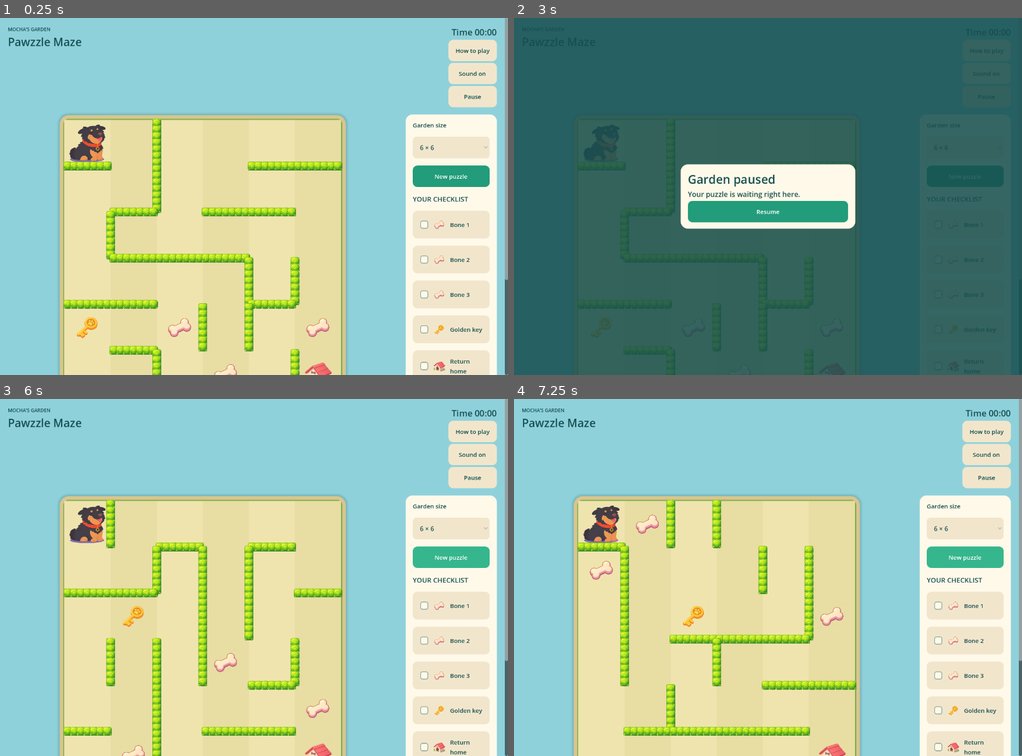
Above: before the commit, frames 1-4 (two rows, left to right).
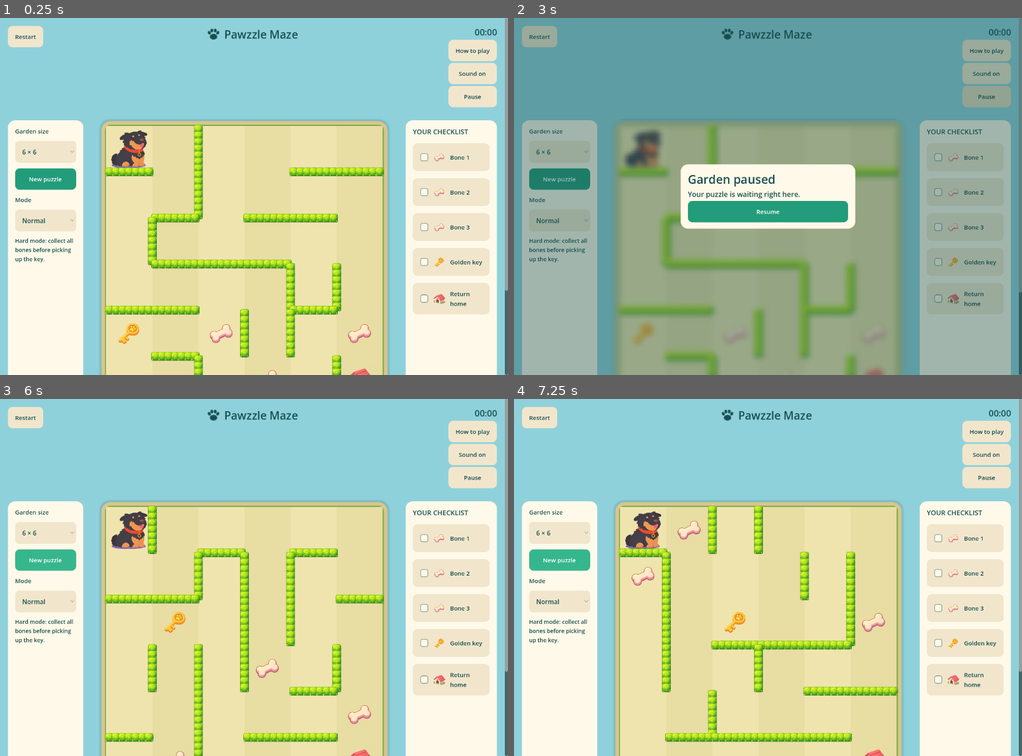
Above: after the commit, the same moments.

Repository: timothylee58/Pawzzle-Maze
Game: Godot game, scene res://garden/main.tscn
Two runs of this game, one before a commit and one after it. Both use one fixed random seed, a clock stepped at 60 frames per second and the inputs below. Sound files missing from this copy of the repository are replaced by a short silence.
Inputs (mouse positions are in pixels of both pictures, inside the frame that each line leads up to):
- Up to frame 1 (0.25 s): no input
- Up to frame 2 (3 s): click "How to play" at 0.5 s; click "Let's play" (after the commit: "Back to game") at 1.25 s; click (539, 35) at 2 s, where only the run after the commit has a clickable "Restart"; click "Pause" at 2.75 s
- Up to frame 3 (6 s): click "Resume" at 3.5 s; click (25, 416) at 4.25 s, where only the run after the commit has a clickable "Restart"; click (25, 416) at 5 s, where only the run after the commit has a clickable "Restart"; click "New puzzle" at 5.75 s
- Up to frame 4 (7.25 s): click "New puzzle" at 6.5 s

The runs differ from the first frame. In frame 1, 37% of the frame differs, in the area x 1-100%, y 2-100%; in frame 2, 93%, in the area x 0-100%, y 0-100%; in frame 3, 37%; in frame 4, 37%.

Commit message:
Add hard mode, visual tutorial and focused garden controls

Diff:
--- a/games/godot/garden/board.gd
+++ b/games/godot/garden/board.gd
@@ -9,6 +9,8 @@
 var cell_size := 1.0
 var locked := false
 var dragging := false
+var blur_layer: ColorRect
+var blur_copy: BackBufferCopy
 var active_touch := -1
 var drag_position := Vector2.ZERO
 
@@ -17,6 +19,25 @@
 	resized.connect(queue_redraw)
 	for item in ["princess_mocha", "wall_bush", "bone", "key", "dog_house"]:
 		textures[item] = load("res://Sprites/textures/" + item + ".png")
+	blur_copy = BackBufferCopy.new()
+	blur_copy.copy_mode = BackBufferCopy.COPY_MODE_VIEWPORT
+	blur_copy.hide()
+	add_child(blur_copy)
+	blur_layer = ColorRect.new()
+	blur_layer.name = "PauseBlur"
+	blur_layer.set_anchors_and_offsets_preset(Control.PRESET_FULL_RECT)
+	blur_layer.mouse_filter = Control.MOUSE_FILTER_IGNORE
+	var shader := Shader.new()
+	shader.code = "shader_type canvas_item; uniform sampler2D screen_texture : hint_screen_texture, repeat_disable, filter_linear_mipmap; void fragment() { COLOR = vec4(textureLod(screen_texture, SCREEN_UV, 3.0).rgb, 1.0); }"
+	var blur_material := ShaderMaterial.new()
+	blur_material.shader = shader
+	blur_layer.material = blur_material
+	blur_layer.hide()
+	add_child(blur_layer)
+
+func set_blurred(value: bool) -> void:
+	if blur_layer != null: blur_layer.visible = value
+	if blur_copy != null: blur_copy.visible = value
 
 func show_board(data: Dictionary, current: Dictionary, history: Array, hint_cell: int) -> void:
 	level = data
--- a/games/godot/garden/integration_test.gd
+++ b/games/godot/garden/integration_test.gd
@@ -17,6 +17,15 @@
 	game.level = game.rules.generate(6, "PAW-1024")
 	game.optimal = game.rules.solve(game.level).size()
 	game.restart()
+	var initial: Dictionary = game.state.duplicate()
+	var original_seed: String = game.level.seed
+	for index in [0, 1, 2]:
+		game.direction_buttons[index].pressed.emit()
+		check(game.state == initial and game.history.is_empty() and not game.timer_running and not game.begun, "blocked arrow has no side effects")
+		check(game.level.seed == original_seed and game.scroll.visible and not game.help_cover.visible, "arrow preserves screen and puzzle")
+	game.direction_buttons[3].pressed.emit()
+	check(game.state.pos == 1 and game.state.moves == 1 and game.history.size() == 1, "right button moves exactly one tile")
+	game.restart()
 	game._process(5.0)
 	check(game.elapsed == 0, "timer waits for first move")
 	var route: Array = game.rules.solve(game.level)
@@ -28,7 +37,7 @@
 	var frozen: float = game.elapsed
 	game._process(5.0)
 	game.step(route[1])
-	check(game.elapsed == frozen and game.state.moves == 1, "pause freezes timer and input")
+	check(game.elapsed == frozen and game.state.moves == 1 and game.board.blur_layer.visible, "pause freezes timer/input and enables blur")
 	gpx.set_pause_reason("browser", true)
 	gpx.set_pause_reason("manual", false)
 	check(paused, "overlapping pauses")
@@ -36,7 +45,7 @@
 	game._show_help()
 	check(paused and game.help_cover.visible and not game.pause_cover.visible, "help pauses with its own overlay")
 	game._hide_help()
-	check(not paused and not game.help_cover.visible, "help closes and resumes")
+	check(not paused and not game.help_cover.visible and game.scroll.visible and not game.board.blur_layer.visible, "help returns to game and clears blur")
 	game.restart()
 	check(game.elapsed == 0 and not game.timer_running, "restart resets timer")
 	for to in route: game.step(to)
@@ -92,6 +101,23 @@
 			for cell in path:
 				state = game.rules.move(level, state, cell)
 			check(not path.is_empty() and game.rules.won(level, state), "solvable size %d sample %d" % [n, sample])
+	# Hard mode: key remains until all 3 bones, even when crossing its tile.
+	var hard_level: Dictionary = game.rules.generate(6, "hard-key-test", true)
+	for mask in 8:
+		var before := {"pos": hard_level.edges[hard_level.key][0], "mask": mask, "key": false, "moves": 0}
+		var after: Dictionary = game.rules.move(hard_level, before, hard_level.key)
+		check(not after.is_empty() and after.key == (mask == 7), "hard key gate mask %d" % mask)
+	for n in range(5, 15):
+		for sample in 8:
+			var level: Dictionary = game.rules.generate(n, "hard-%d-%d" % [n, sample], true)
+			var path: Array = game.rules.solve(level)
+			var state: Dictionary = game.rules.initial()
+			var valid_order := true
+			for cell in path:
+				state = game.rules.move(level, state, cell)
+				if state.key and state.mask != 7: valid_order = false
+			check(not path.is_empty() and game.rules.won(level, state) and valid_order, "hard solvable and ordered size %d sample %d" % [n, sample])
+	check(game.timer_label.text == "00:00", "timer has no prefix")
 	game.saves = original
 	game._save()
 	game.queue_free()
--- a/games/godot/garden/main.gd
+++ b/games/godot/garden/main.gd
@@ -1,6 +1,7 @@
 extends Control
 const Rules = preload("res://garden/rules.gd")
 const Board = preload("res://garden/board.gd")
+const TutorialStrip = preload("res://garden/tutorial_strip.gd")
 const SAVE_KEY := "pawzzle-garden-godot-v1"
 var rules = Rules.new()
 var level: Dictionary = {}
@@ -10,13 +11,18 @@
 var saves: Dictionary = {"bests": {}, "muted": false}
 var board: Control
 var size_select: OptionButton
-var stats: Label
+var setup_panel: PanelContainer
+var mode_select: OptionButton
+var header: Control
+var header_left: VBoxContainer
+var header_right: VBoxContainer
+var title_center: CenterContainer
+var direction_buttons: Array = []
 var timer_label: Label
 var help_cover: PanelContainer
 var help_scroll: ScrollContainer
 var elapsed := 0.0
 var timer_running := false
-var status: Label
 var objective_rows: Array = []
 var objective_checks: Array = []
 var objective_labels: Array = []
@@ -107,25 +113,49 @@
 	var page := VBoxContainer.new()
 	page.add_theme_constant_override("separation", 18)
 	margin.add_child(page)
-	var header := HBoxContainer.new()
+	header = Control.new()
+	header.custom_minimum_size.y = 170
 	page.add_child(header)
-	var title := VBoxContainer.new()
-	title.size_flags_horizontal = Control.SIZE_EXPAND_FILL
-	header.add_child(title)
-	title.add_child(label("MOCHA'S GARDEN", 12))
-	title.add_child(label("Pawzzle Maze", 28))
-	var header_buttons := VBoxContainer.new()
-	header.add_child(header_buttons)
-	timer_label = label("Time 00:00", 22)
+	title_center = CenterContainer.new()
+	title_center.set_anchors_and_offsets_preset(Control.PRESET_TOP_WIDE)
+	title_center.custom_minimum_size.y = 44
+	header.add_child(title_center)
+	var brand := HBoxContainer.new()
+	brand.add_theme_constant_override("separation", 10)
+	title_center.add_child(brand)
+	var paw := TextureRect.new()
+	paw.texture = _svg_icon('<ellipse cx="12" cy="16" rx="6.5" ry="5" fill="#174f50"/><ellipse cx="4.5" cy="9" rx="2.5" ry="3.3" transform="rotate(-25 4.5 9)" fill="#174f50"/><ellipse cx="9" cy="5" rx="2.5" ry="3.3" fill="#174f50"/><ellipse cx="15" cy="5" rx="2.5" ry="3.3" fill="#174f50"/><ellipse cx="19.5" cy="9" rx="2.5" ry="3.3" transform="rotate(25 19.5 9)" fill="#174f50"/>')
+	paw.custom_minimum_size = Vector2(34, 34)
+	paw.expand_mode = TextureRect.EXPAND_IGNORE_SIZE
+	paw.stretch_mode = TextureRect.STRETCH_KEEP_ASPECT_CENTERED
+	brand.add_child(paw)
+	var brand_title := label("Pawzzle Maze", 28)
+	brand_title.autowrap_mode = TextServer.AUTOWRAP_OFF
+	brand.add_child(brand_title)
+	header_left = VBoxContainer.new()
+	header.add_child(header_left)
+	header_left.add_child(button("Restart", restart))
+	header_right = VBoxContainer.new()
+	header.add_child(header_right)
+	timer_label = label("00:00", 22)
 	timer_label.horizontal_alignment = HORIZONTAL_ALIGNMENT_RIGHT
-	header_buttons.add_child(timer_label)
-	header_buttons.add_child(button("How to play", _show_help))
+	timer_label.autowrap_mode = TextServer.AUTOWRAP_OFF
+	header_right.add_child(timer_label)
+	header_right.add_child(button("How to play", _show_help))
 	sound = button("Sound off" if saves.muted else "Sound on", _toggle_sound)
-	header_buttons.add_child(sound)
-	header_buttons.add_child(button("Pause", func(): get_node("/root/GPX").set_pause_reason("manual", true)))
+	header_right.add_child(sound)
+	header_right.add_child(button("Pause", func(): get_node("/root/GPX").set_pause_reason("manual", true)))
+	header.resized.connect(_layout_header)
+	header_right.resized.connect(_layout_header)
 	layout = BoxContainer.new()
 	layout.add_theme_constant_override("separation", 20)
 	page.add_child(layout)
+	setup_panel = panel()
+	setup_panel.custom_minimum_size.x = 190
+	layout.add_child(setup_panel)
+	var setup := VBoxContainer.new()
+	setup.add_theme_constant_override("separation", 14)
+	setup_panel.add_child(setup)
 	play_panel = VBoxContainer.new()
 	play_panel.size_flags_horizontal = Control.SIZE_EXPAND_FILL
 	play_panel.add_theme_constant_override("separation", 10)
@@ -134,10 +164,6 @@
 	board.custom_minimum_size = Vector2(280, 450)
 	board.cell_pressed.connect(step)
 	play_panel.add_child(board)
-	var toolbar := HBoxContainer.new()
-	toolbar.add_theme_constant_override("separation", 8)
-	play_panel.add_child(toolbar)
-	toolbar.add_child(button("Restart", restart))
 	var movement_title := label("MOVE MOCHA", 14)
 	movement_title.horizontal_alignment = HORIZONTAL_ALIGNMENT_CENTER
 	play_panel.add_child(movement_title)
@@ -166,7 +192,8 @@
 			control.add_theme_stylebox_override(appearance, compact)
 		control.custom_minimum_size = Vector2(82, 48)
 		control.focus_mode = Control.FOCUS_NONE
-		control.tooltip_text = "Move Mocha " + entry[0].to_lower()
+		control.action_mode = BaseButton.ACTION_MODE_BUTTON_PRESS
+		direction_buttons.append(control)
 		directions.add_child(control)
 	var movement_help := label("Drag Mocha along a path, tap an adjacent tile, or use the direction buttons.", 13)
 	movement_help.horizontal_alignment = HORIZONTAL_ALIGNMENT_CENTER
@@ -177,16 +204,26 @@
 	var objectives := VBoxContainer.new()
 	objectives.add_theme_constant_override("separation", 18)
 	objectives_panel.add_child(objectives)
-	objectives.add_child(label("Garden size", 15))
+	setup.add_child(label("Garden size", 15))
 	size_select = OptionButton.new()
 	for n in range(5, 15): size_select.add_item("%d × %d" % [n, n], n)
 	size_select.selected = 1
 	size_select.custom_minimum_size.y = 44
 	size_select.add_theme_stylebox_override("normal", style("#f1e6cc", 10))
 	size_select.add_theme_color_override("font_color", Color("#174f50"))
-	objectives.add_child(size_select)
+	setup.add_child(size_select)
 	size_select.item_selected.connect(func(_index): generate())
-	objectives.add_child(button("New puzzle", generate, true))
+	setup.add_child(button("New puzzle", generate, true))
+	setup.add_child(label("Mode", 15))
+	mode_select = OptionButton.new()
+	mode_select.add_item("Normal", 0)
+	mode_select.add_item("Hard", 1)
+	mode_select.custom_minimum_size.y = 44
+	mode_select.add_theme_stylebox_override("normal", style("#f1e6cc", 10))
+	mode_select.add_theme_color_override("font_color", Color("#174f50"))
+	setup.add_child(mode_select)
+	mode_select.item_selected.connect(func(_index): generate())
+	setup.add_child(label("Hard mode: collect all bones before picking up the key.", 14))
 	objectives.add_child(label("YOUR CHECKLIST", 17))
 	checked_icon = _svg_icon('<rect x="2" y="2" width="20" height="20" rx="5" fill="#229c7a"/><path d="m6 12 4 4 8-9" fill="none" stroke="#ffffff" stroke-width="2.5" stroke-linecap="round" stroke-linejoin="round"/>')
 	unchecked_icon = _svg_icon('<rect x="2" y="2" width="20" height="20" rx="5" fill="#fff9e9" stroke="#8ca89c" stroke-width="2"/>')
@@ -215,10 +252,6 @@
 		caption.size_flags_horizontal = Control.SIZE_EXPAND_FILL
 		items.add_child(caption)
 		objective_labels.append(caption)
-	status = label("", 15)
-	objectives.add_child(status)
-	stats = label("", 14)
-	objectives.add_child(stats)
 	overlay = _make_overlay()
 	var win_box := VBoxContainer.new()
 	win_box.add_theme_constant_override("separation", 16)
@@ -227,28 +260,41 @@
 	result = label("", 20)
 	win_box.add_child(result)
 	win_box.add_child(button("Another adventure", next_puzzle, true))
-	win_box.add_child(button("Try fewer moves", restart))
+	win_box.add_child(button("Play again", restart))
 	pause_cover = _make_overlay()
+	pause_cover.add_theme_stylebox_override("panel", style("#174f5066", 0))
 	pause_cover.process_mode = Node.PROCESS_MODE_ALWAYS
 	var pause_box := VBoxContainer.new()
 	pause_cover.get_meta("card").add_child(pause_box)
 	pause_box.add_child(label("Garden paused", 30))
 	pause_box.add_child(label("Your puzzle is waiting right here.", 18))
 	pause_box.add_child(button("Resume", func(): get_node("/root/GPX").set_pause_reason("manual", false), true))
-	help_cover = _make_overlay()
+	help_cover = panel()
+	help_cover.set_anchors_and_offsets_preset(Control.PRESET_FULL_RECT)
+	help_cover.add_theme_stylebox_override("panel", style("#8fd1db", 0))
 	help_cover.process_mode = Node.PROCESS_MODE_ALWAYS
-	var help_box := VBoxContainer.new()
-	help_box.add_theme_constant_override("separation", 14)
-	help_cover.get_meta("card").add_child(help_box)
-	help_box.add_child(label("How to play", 26))
+	add_child(help_cover)
 	help_scroll = ScrollContainer.new()
 	help_scroll.horizontal_scroll_mode = ScrollContainer.SCROLL_MODE_DISABLED
-	help_scroll.custom_minimum_size.y = 300
-	help_box.add_child(help_scroll)
-	var instructions := label("Collect 3 bones and the golden key, then reach the doghouse.\n\nTouch or mouse: press Mocha and drag along open paths. Lift to stop. Hedges block movement. You can also tap a neighbouring tile or use the direction buttons.\n\nKeyboard: arrow keys / WASD.\n\nThe timer starts on your first move and pauses with help or pause. New puzzle makes a random garden; Restart resets this one.", 16)
-	instructions.size_flags_horizontal = Control.SIZE_EXPAND_FILL
-	help_scroll.add_child(instructions)
-	help_box.add_child(button("Let's play", _hide_help, true))
+	help_cover.add_child(help_scroll)
+	var help_box := VBoxContainer.new()
+	help_box.size_flags_horizontal = Control.SIZE_EXPAND_FILL
+	help_box.add_theme_constant_override("separation", 22)
+	help_scroll.add_child(help_box)
+	var back := button("Back to game", _hide_help, true)
+	back.size_flags_horizontal = Control.SIZE_SHRINK_BEGIN
+	help_box.add_child(back)
+	var help_title := label("How to play", 30)
+	help_title.horizontal_alignment = HORIZONTAL_ALIGNMENT_CENTER
+	help_box.add_child(help_title)
+	var tutorial := TutorialStrip.new()
+	tutorial.name = "TutorialStrip"
+	help_box.add_child(tutorial)
+	help_box.add_child(label("Help Mocha collect all three bones and one key, then return to the doghouse.", 22))
+	help_box.add_child(label("NORMAL MODE\nCollect the bones and key in any order, then go home.\n\nHARD MODE\nCollect all three bones first. The key stays in the garden until you have every bone. If you walk over it early, come back for it later.", 18))
+	help_box.add_child(label("Drag Mocha along open paths, tap an adjacent tile, or use the direction buttons. On a keyboard, use arrow keys or WASD. Hedges block movement.\n\nThe timer starts on your first move and pauses while this page is open. Restart resets the current garden; New puzzle generates another.", 16))
+	help_cover.hide()
+	scroll.show()
 	get_node("/root/GPX").pause_changed.connect(_paused)
 	resized.connect(_resize)
 	generate()
@@ -278,19 +324,22 @@
 
 func _resize() -> void:
 	narrow = size.x < 960
-	if help_scroll != null: help_scroll.custom_minimum_size.y = clampf(size.y - 200, 140, 340)
-	for popup in [overlay, pause_cover, help_cover]:
+	_layout_header()
+	for popup in [overlay, pause_cover]:
 		if popup != null: popup.get_meta("card").custom_minimum_size.x = minf(440, size.x - 40)
 	layout.vertical = narrow
+	setup_panel.custom_minimum_size.x = 0 if narrow else 190
+	layout.move_child(setup_panel, 1 if narrow else 0)
+	layout.move_child(play_panel, 0 if narrow else 1)
 	objectives_panel.custom_minimum_size.x = 0 if narrow else 230
 	# 125% of the prior grid target, capped to the available width on phones.
 	var old_target := clampf(minf(size.x - 60, size.y * 0.60) if narrow else minf(size.x - 540, size.y * 0.65), 260, 580)
-	var available := size.x - (40 if narrow else 310)
+	var available := size.x - (40 if narrow else 520)
 	board.custom_minimum_size.y = minf(available, old_target * 1.25)
 
 func generate() -> void:
 	var seed_value := str(Time.get_ticks_usec()) + "-" + str(randi())
-	level = rules.generate(size_select.get_selected_id(), seed_value)
+	level = rules.generate(size_select.get_selected_id(), seed_value, mode_select.selected == 1)
 	optimal = rules.solve(level).size()
 	restart()
 
@@ -301,14 +350,16 @@
 
 func _update_timer() -> void:
 	var seconds := int(elapsed)
-	timer_label.text = "Time %02d:%02d" % [seconds / 60, seconds % 60]
+	timer_label.text = "%02d:%02d" % [int(seconds / 60.0), seconds % 60]
 
 func _show_help() -> void:
+	scroll.hide()
 	help_cover.show()
 	get_node("/root/GPX").set_pause_reason("help", true)
 
 func _hide_help() -> void:
 	help_cover.hide()
+	scroll.show()
 	get_node("/root/GPX").set_pause_reason("help", false)
 	_paused(get_tree().paused)
 
@@ -320,7 +371,7 @@
 	timer_running = false
 	_update_timer()
 	overlay.hide()
-	status.text = "Collect all three bones, find the golden key, then head home."
+	for control in direction_buttons: control.disabled = false
 	refresh()
 
 func begin() -> void:
@@ -331,16 +382,12 @@
 
 func step(to: int) -> void:
 	if get_tree().paused or rules.won(level, state): return
+	var next: Dictionary = rules.move(level, state, to)
+	if next.is_empty(): return
 	begin()
-	var next: Dictionary = rules.move(level, state, to)
-	if next.is_empty():
-		status.text = "Find the golden key to unlock home." if to == level.home and not state.key else "That path is blocked. Choose a neighbouring open tile."
-		return
 	timer_running = true
 	history.append(state.duplicate())
 	state = next
-	status.text = "Every step counts. A little backtracking is part of the adventure."
-	if state.pos == level.home and state.mask != 7: status.text = "There are still bones to collect before your royal nap!"
 	if rules.won(level, state):
 		var key := best_key()
 		timer_running = false
@@ -348,8 +395,9 @@
 		if state.moves < int(saves.bests.get(key, 999999)):
 			saves.bests[key] = state.moves
 			_save()
-		result.text = "Home in %d moves!\n%s\nShortest route: %d moves." % [state.moves, timer_label.text, optimal]
+		result.text = "Mocha is home!\n%s" % timer_label.text
 		overlay.show()
+		for control in direction_buttons: control.disabled = true
 		get_node("/root/GPX").happyMoment()
 	refresh()
 
@@ -371,13 +419,9 @@
 	generate()
 
 func best_key() -> String:
-	return str(level.size) + ":" + level.seed
+	return ("hard:" if level.get("hard", false) else "normal:") + str(level.size) + ":" + level.seed
 
 func refresh() -> void:
-	var count := 0
-	for i in 3:
-		if state.mask & (1 << i): count += 1
-	stats.text = "%d moves  ·  %d/3 bones" % [state.moves, count]
 	for i in 5:
 		var complete: bool = bool(state.mask & (1 << i)) if i < 3 else bool(state.key) if i == 3 else rules.won(level, state)
 		objective_checks[i].texture = checked_icon if complete else unchecked_icon
@@ -395,6 +439,8 @@
 func _paused(value: bool) -> void:
 	pause_cover.visible = value and not help_cover.visible
 	board.locked = value
+	board.set_blurred(value)
+	for control in direction_buttons: control.disabled = value
 	if value: board.cancel_drag()
 	if music != null: music.stream_paused = value
 
@@ -414,3 +460,9 @@
 	else:
 		var file := FileAccess.open("user://garden-v1.json", FileAccess.WRITE)
 		if file != null: file.store_string(raw)
+func _layout_header() -> void:
+	if header == null or header_right == null: return
+	var compact := size.x < 600
+	header.custom_minimum_size.y = 270 if compact else 220
+	header_left.position = Vector2(0, 50 if compact else 0)
+	header_right.position = Vector2(maxf(0, header.size.x - header_right.size.x), 50 if compact else 0)
--- a/games/godot/garden/rules.gd
+++ b/games/godot/garden/rules.gd
@@ -24,7 +24,7 @@
 	if p < n * (n - 1): result.append(p + n)
 	return result
 
-func generate(n: int, value: String) -> Dictionary:
+func generate(n: int, value: String, hard: bool = false) -> Dictionary:
 	assert(n >= 5 and n <= 14)
 	rng_seed(value)
 	var edges: Array = []
@@ -71,8 +71,8 @@
 			break
 	var items: Array = []
 	for p in pool:
-		if p != key_cell and items.size() < 3: items.append(p)
-	return {"size": n, "seed": value, "edges": edges, "items": items, "key": key_cell, "home": n * n - 1}
+		if p != key_cell and items.size() < 3 and (not hard or accessible.has(p)): items.append(p)
+	return {"size": n, "seed": value, "hard": hard, "edges": edges, "items": items, "key": key_cell, "home": n * n - 1}
 
 func initial() -> Dictionary:
 	return {"pos": 0, "mask": 0, "key": false, "moves": 0}
@@ -81,7 +81,7 @@
 	if not level.edges[state.pos].has(to): return {}
 	if to == level.home and not state.key: return {}
 	var i: int = level.items.find(to)
-	return {"pos": to, "mask": state.mask | ((1 << i) if i >= 0 else 0), "key": state.key or to == level.key, "moves": state.moves + 1}
+	return {"pos": to, "mask": state.mask | ((1 << i) if i >= 0 else 0), "key": state.key or (to == level.key and (not level.get("hard", false) or state.mask == 7)), "moves": state.moves + 1}
 
 func won(level: Dictionary, state: Dictionary) -> bool:
 	return state.pos == level.home and state.mask == 7 and state.key
--- /dev/null
+++ b/games/godot/garden/tutorial_strip.gd
@@ -0,0 +1,21 @@
+extends Control
+var textures: Dictionary = {}
+const PLACEMENT := {0: "princess_mocha", 2: "bone", 4: "bone", 5: "bone", 7: "key", 9: "dog_house"}
+
+func _ready() -> void:
+	custom_minimum_size.y = 130
+	mouse_filter = Control.MOUSE_FILTER_IGNORE
+	for item in ["princess_mocha", "bone", "key", "dog_house"]:
+		textures[item] = load("res://Sprites/textures/" + item + ".png")
+	resized.connect(queue_redraw)
+
+func _draw() -> void:
+	if textures.is_empty(): return
+	var cell := minf(size.x / 10.0, 100.0)
+	var origin := Vector2((size.x - cell * 10) / 2, (size.y - cell) / 2)
+	for i in 10:
+		var rect := Rect2(origin + Vector2(i * cell, 0), Vector2.ONE * cell)
+		draw_rect(rect, Color("#efe4ae") if i % 2 == 0 else Color("#e8dda3"))
+		draw_rect(rect, Color("#9fb06d"), false, 1.5)
+		if PLACEMENT.has(i):
+			draw_texture_rect(textures[PLACEMENT[i]], rect.grow(-cell * 0.08), false)
Not shown, added: games/godot/garden/tutorial_strip.gd.uid
Not shown, changed: docs/GODOT_GARDEN_RELEASE.md
Not shown, changed: releases/pawzzle-mochas-garden-gamepix.zip
